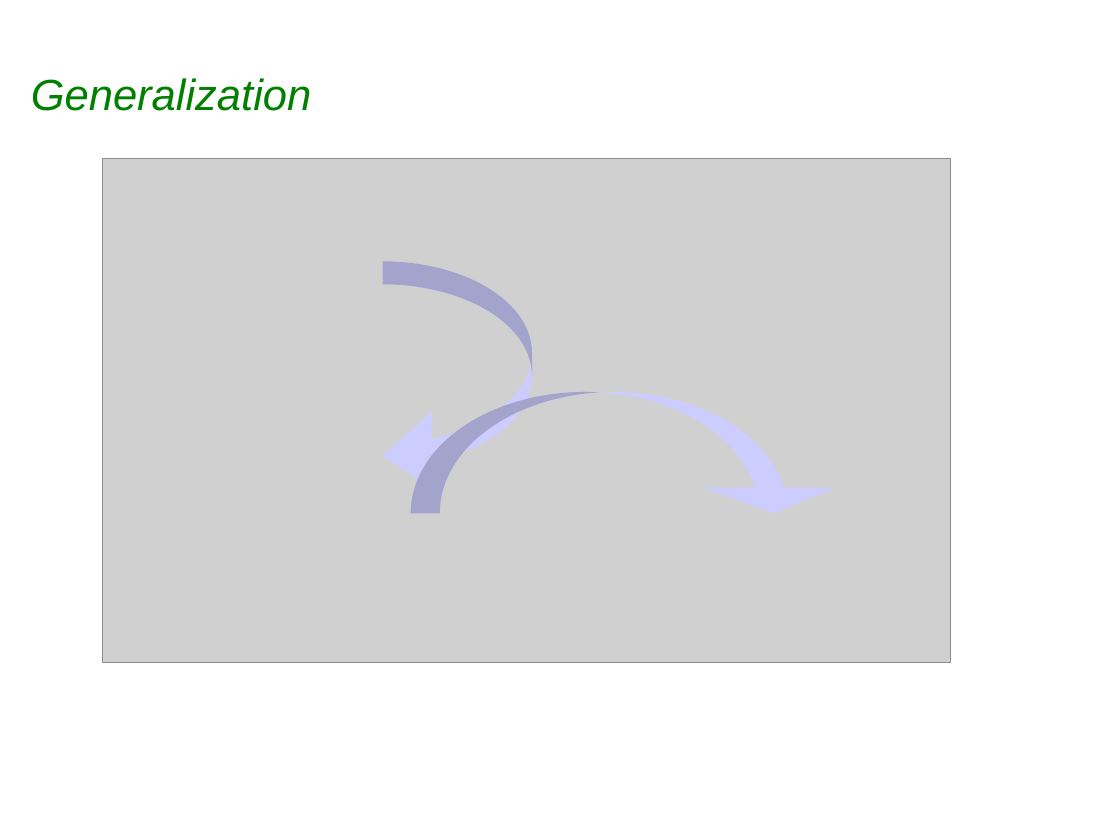
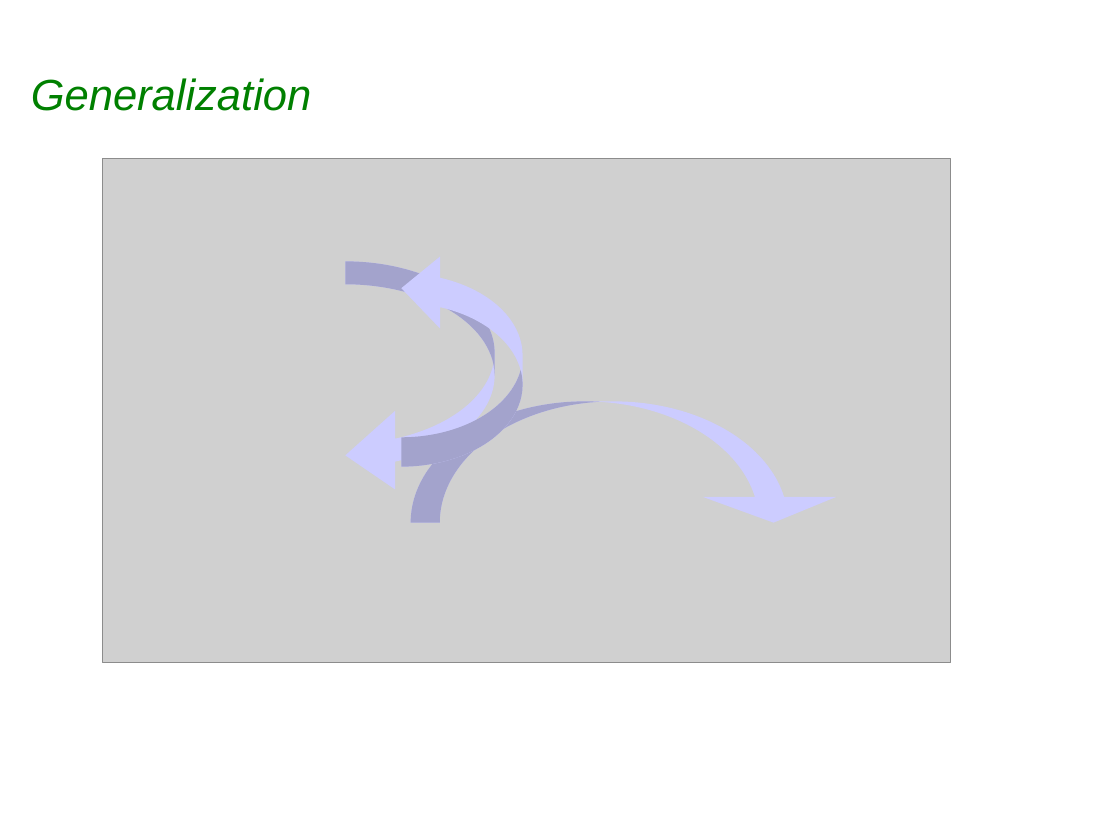
Before and after one commit to sabineheider/incubator, a slide deck: slide 3 of summit-2010/Architecture-orm.ppt. Drawn at 1120x840 pixels with LibreOffice and Linux fonts; fonts in the diff are those of the drawing; grey boxes stand for pictures; background and template pictures are left out. Boxes give left, top, right and bottom in pixels: in the first picture for what was removed or moved away, otherwise in the second. Text is boxed around its words. In the diff, an @@ line names an element or a change of style, - is before the commit and + after.

```diff
--- a/summit-2010/Architecture-orm.ppt
+++ b/summit-2010/Architecture-orm.ppt
@@ freeform shape: place and size @@
-freeform shape at (383,261,532,494)
+freeform shape at (345,261,494,494)
@@ freeform shape added at (401,252,522,467), fill #CCCCFF @@
@@ freeform shape: place and size @@
-freeform shape at (411,392,840,513)
+freeform shape at (411,401,840,522)
```
Also in this commit, not shown: 3 other slides changed.
